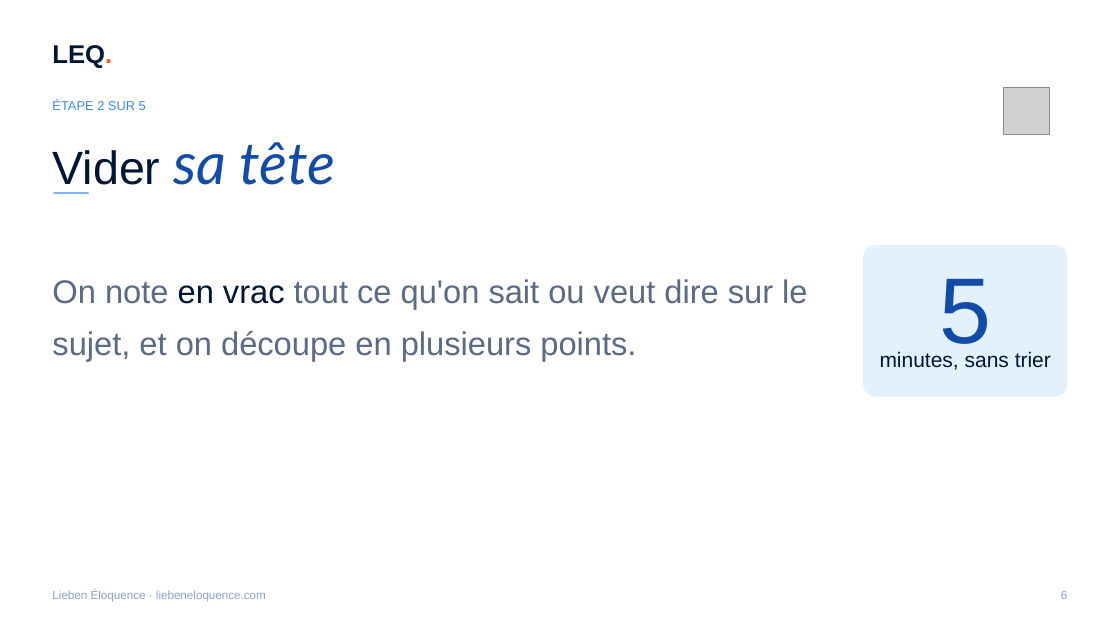
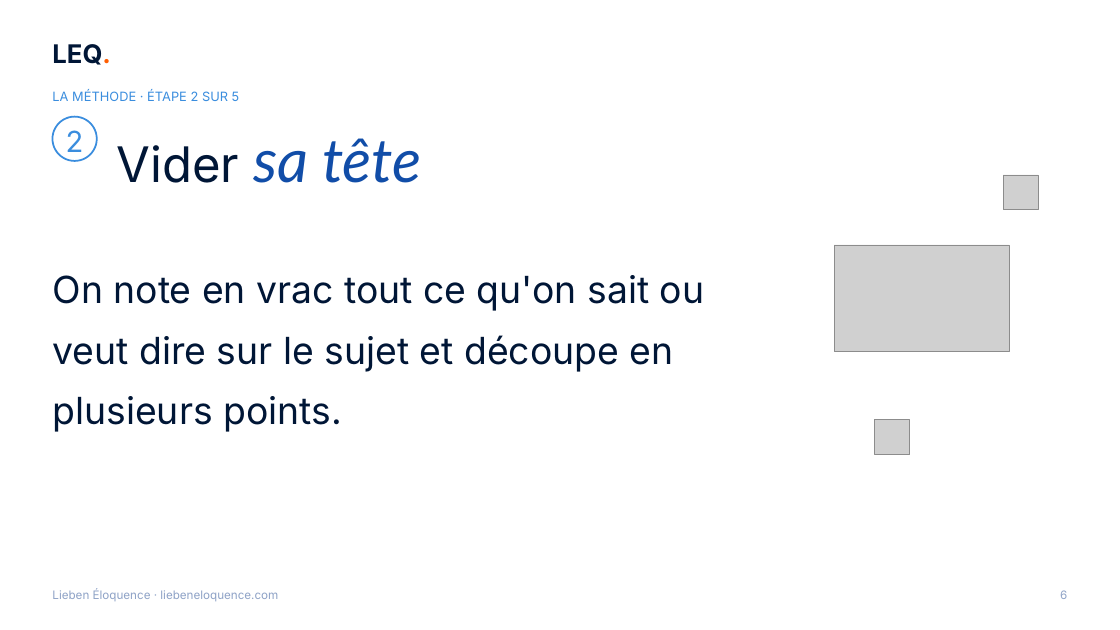
Before and after one commit to ahiale/liebeneloquence-site, a slide deck: slide 6 of communication/atelier/LEQ-capsule-squelette.pptx. Drawn at 1120x630 pixels with LibreOffice and Linux fonts; fonts in the diff are those of the drawing; grey boxes stand for pictures; background and template pictures are left out. Boxes give left, top, right and bottom in pixels: in the first picture for what was removed or moved away, otherwise in the second. Text is boxed around its words. In the diff, an @@ line names an element or a change of style, - is before the commit and + after.

```diff
--- a/communication/atelier/LEQ-capsule-squelette.pptx
+++ b/communication/atelier/LEQ-capsule-squelette.pptx
@@ text "LEQ." at (x1=52, y1=44, x2=110, y2=65): font Arial to Inter @@
@@ picture removed at (x1=1003, y1=87, x2=1050, y2=134) @@
@@ text at (x1=52, y1=90, x2=240, y2=101): text changed; font Arial to Inter @@
-ÉTAPE 2 SUR 5
+LA MÉTHODE · ÉTAPE 2 SUR 5
@@ ellipse added at (x1=52, y1=117, x2=97, y2=161), fill #FFFFFF, outline #3A8DDE 1.5 pt @@
@@ text "Vider sa tête" moved from (x1=52, y1=142, x2=336, y2=194) to (x1=117, y1=138, x2=421, y2=183) @@
@@ text "Vider sa tête" at (x1=117, y1=138, x2=421, y2=183): size 40 to 42 pt, font Arial to Inter in "Vider"; size 50 to 52 pt in "sa tête" @@
@@ text added at (x1=66, y1=130, x2=84, y2=152), 25 pt, text #3A8DDE @@
+2
@@ picture added at (x1=1003, y1=175, x2=1038, y2=210) @@
@@ rectangle removed at (x1=54, y1=192, x2=89, y2=193) @@
@@ picture added at (x1=834, y1=245, x2=1009, y2=352) @@
@@ rounded rectangle removed at (x1=864, y1=245, x2=1068, y2=397) @@
@@ text at (x1=52, y1=275, x2=704, y2=372): text changed; size 28 to 32 pt; font Arial to Inter; text colour #5B6B85 to #001636 @@
-On note en vrac tout ce qu'on sait ou veut dire sur le sujet, et on découpe en plusieurs points.
+On note en vrac tout ce qu'on sait ou veut dire sur le sujet et découpe en plusieurs points.
@@ text removed at (x1=939, y1=278, x2=991, y2=360) @@
-5
@@ text removed at (x1=880, y1=351, x2=1051, y2=370) @@
-minutes, sans trier
@@ picture added at (x1=875, y1=420, x2=911, y2=455) @@
@@ text "Lieben Éloquence · liebeneloquence.com" at (x1=52, y1=589, x2=278, y2=601): font Arial to Inter @@
```
Also in this commit, not shown: 11 other slides changed, 43 other files.
